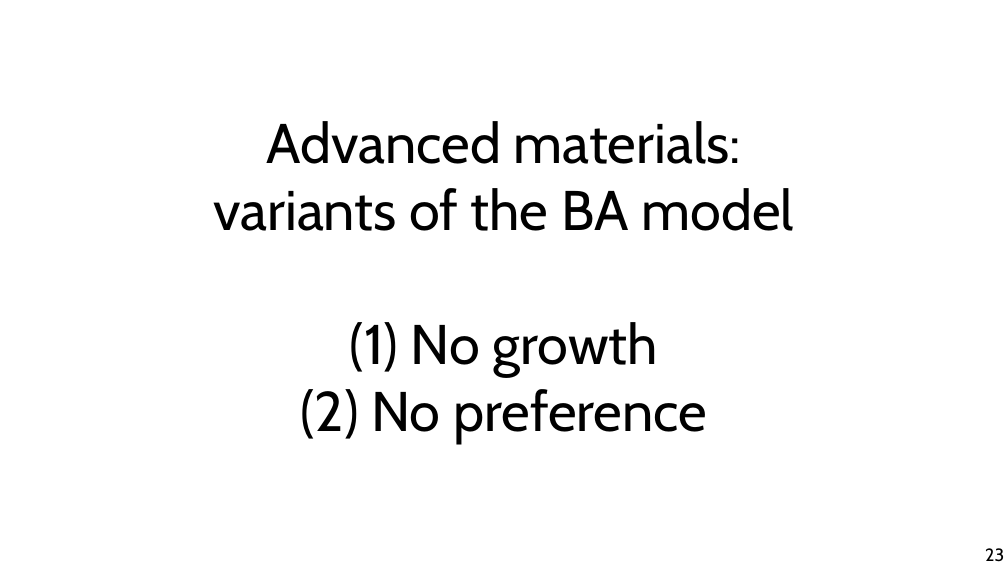
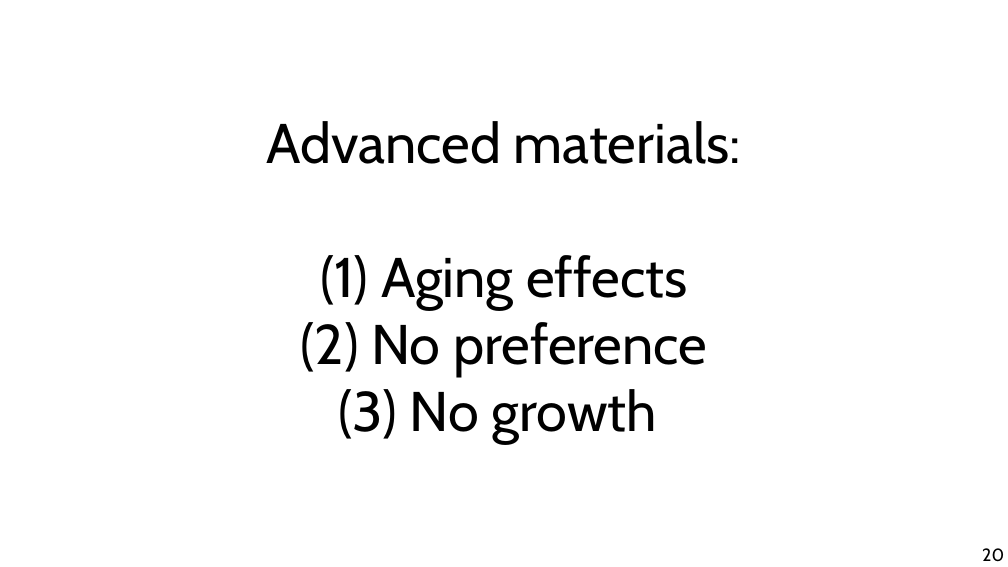
Before and after one commit to chatox/networks-science-course, a slide deck: slide 20 of theory/tt06_other_growth_models.odp (slide 23 before the commit). Drawn at 1008x567 pixels with LibreOffice and Linux fonts; fonts in the diff are those of the drawing. Boxes give left, top, right and bottom in pixels: in the first picture for what was removed or moved away, otherwise in the second. Text is boxed around its words. In the diff, an @@ line names an element or a change of style, - is before the commit and + after.

Commit message:
Reordering materials

```diff
--- a/theory/tt06_other_growth_models.odp
+++ b/theory/tt06_other_growth_models.odp
@@ title at (267, 121, 741, 444): text changed @@
-Advanced materials:
-variants of the BA model
-(1) No growth
-(2) No preference
+Advanced materials:
+(1) Aging effects
+(2) No preference
+(3) No growth
@@ page number at (982, 548, 1004, 562): text changed @@
-23
+20
```
Also in this commit, not shown: 5 other slides changed, 4 slides added, 3 slides removed, 1 other file.
